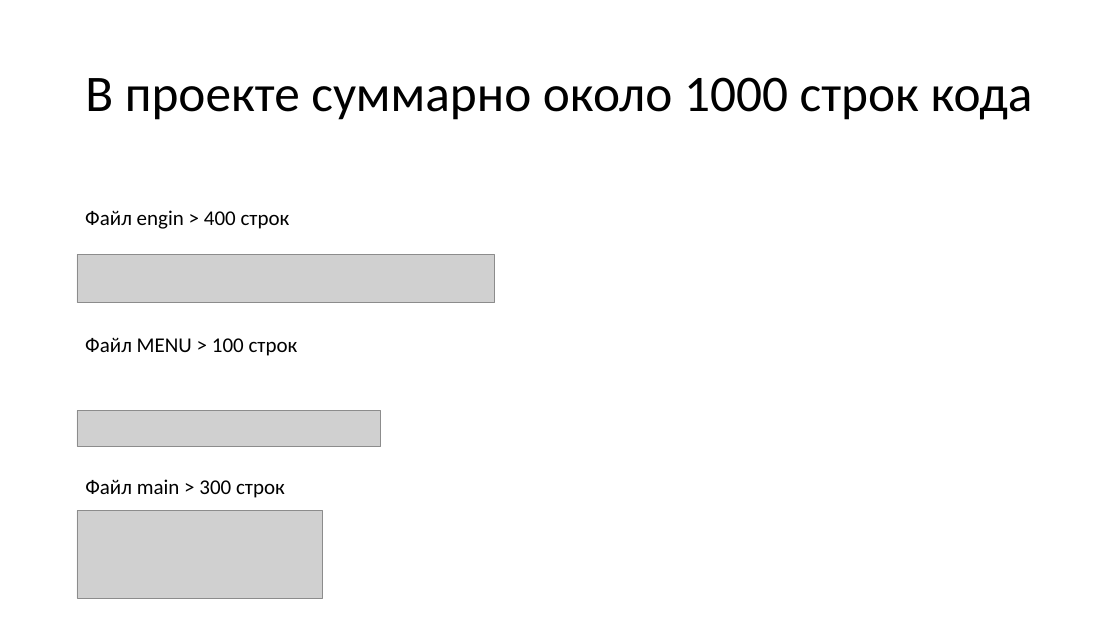
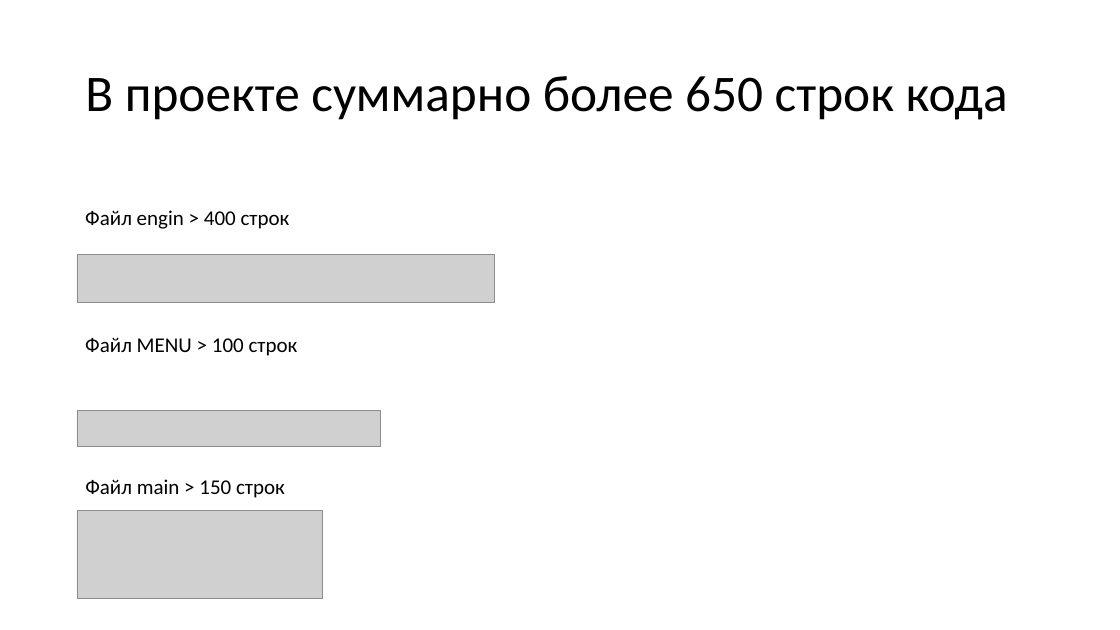
Before and after one commit to Scheise45/projeckt_2, a slide deck: slide 4 of документы/проект2.pptx. Drawn at 1120x630 pixels with LibreOffice and Linux fonts; fonts in the diff are those of the drawing; grey boxes stand for pictures. Boxes give left, top, right and bottom in pixels: in the first picture for what was removed or moved away, otherwise in the second. Text is boxed around its words. In the diff, an @@ line names an element or a change of style, - is before the commit and + after.

```diff
--- a/документы/проект2.pptx
+++ b/документы/проект2.pptx
@@ title at bbox=[85, 76, 1008, 120]: text changed @@
-В проекте суммарно около 1000 строк кода
+В проекте суммарно более 650 строк кода
@@ text at bbox=[85, 479, 285, 498]: text changed @@
-Файл main > 300 строк
+Файл main > 150 строк
```
Also in this commit, not shown: 6 other slides changed, 4 slides removed.
